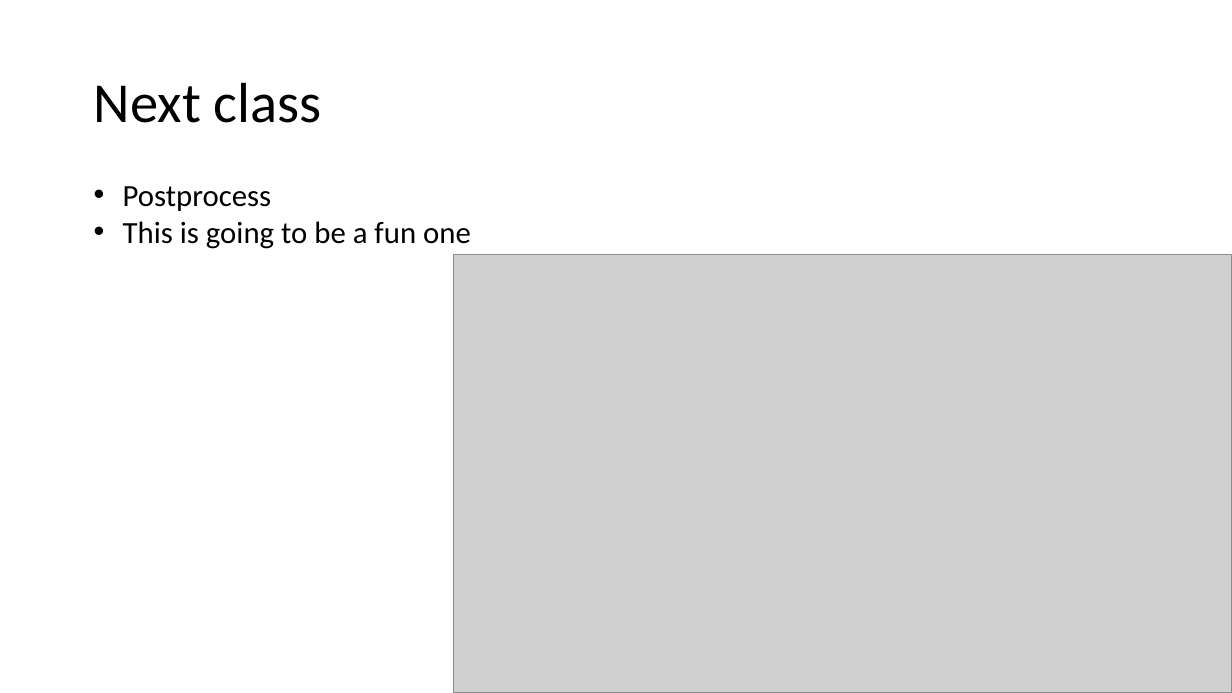
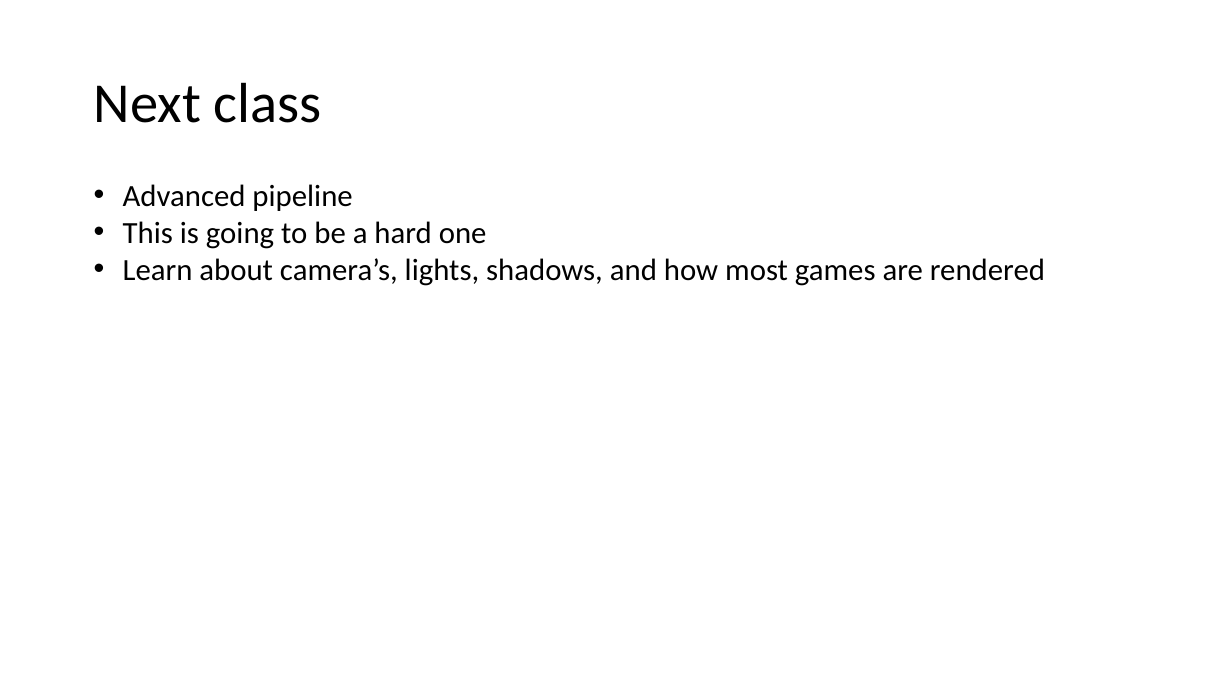
Before and after one commit to harveypekar/3dgraphics, a slide deck: slide 63 of course/3d_slides_w6.pptx (slide 53 before the commit). Drawn at 1232x693 pixels with LibreOffice and Linux fonts; fonts in the diff are those of the drawing; grey boxes stand for pictures. Boxes give left, top, right and bottom in pixels: in the first picture for what was removed or moved away, otherwise in the second. Text is boxed around its words. In the diff, an @@ line names an element or a change of style, - is before the commit and + after.

```diff
--- a/course/3d_slides_w6.pptx
+++ b/course/3d_slides_w6.pptx
@@ text at <box>123,184,1045,286</box>: text changed @@
-• Postprocess
-• This is going to be a fun one
+• Advanced pipeline
+• This is going to be a hard one
+• Learn about camera’s, lights, shadows, and how most games are rendered
@@ picture removed at <box>453,255,1232,693</box> @@
```
Also in this commit, not shown: 3 other slides changed, 16 slides added, 6 slides removed.
